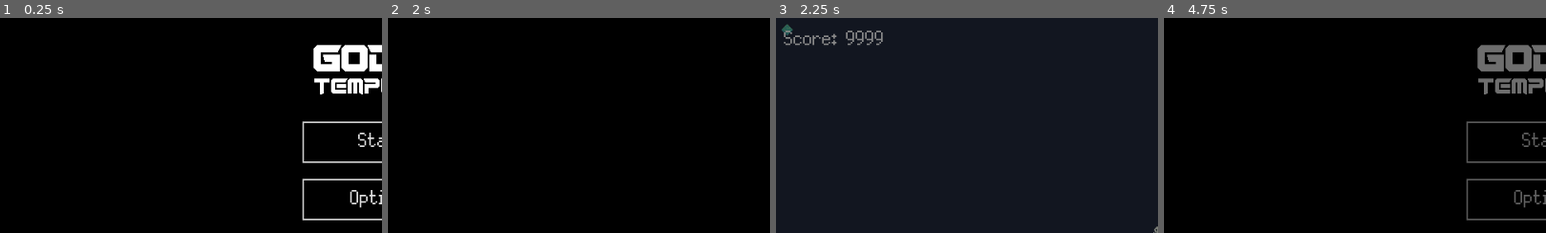
Above: before the commit, frames 1-4 (left to right).
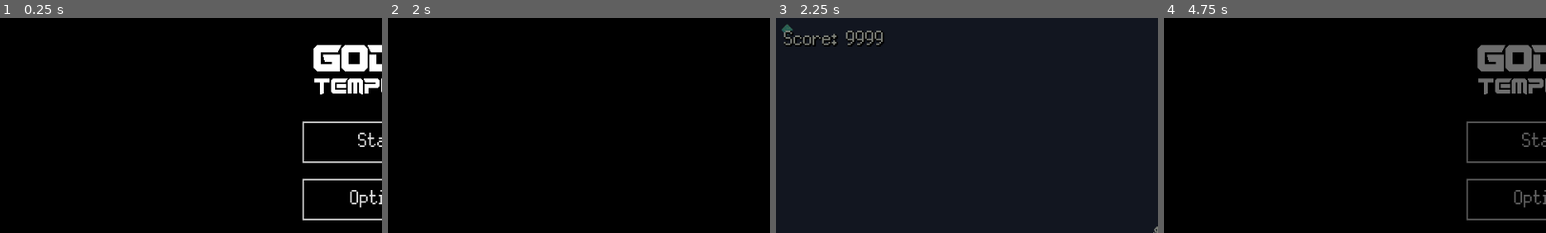
Above: after the commit, the same moments.

Repository: hawkstein/godot-2d-template
Game: Godot game, scene res://utils/ui/main_menu.tscn
Same seed, same stepped clock (60 frames per second), same inputs: the game is played once before the commit and once after it.
Inputs (mouse positions are % of the whole screen's width and height, from its top left):
- Up to frame 1 (0.25 s): no input
- Up to frame 2 (2 s): click "Start" at 0.5 s; click "Start" at 1.25 s
- Up to frame 3 (2.25 s): tap Enter (ui_accept) at 2 s; move the mouse to (72, 45) at 2.02 s; click (72, 45) at 2.17 s
- Up to frame 4 (4.75 s): tap Enter (ui_accept) at 2.27, 3.02 s; move the mouse to (30, 55) at 2.77 s; click (30, 55) at 2.92 s; move the mouse to (60, 28) at 3.52 s; click (60, 28) at 3.67 s; click "Start" at 4.25 s
The pictures show only the part of the screen within x 0-50%, y 0-50%; the shares and areas given below are measured in that part.

Frames 1-2 are identical in both runs. In frame 3, 0.5% of the frame differs, in the area x 2-29%, y 5-14%; in frame 4, nothing differs.

Commit message:
update swatch and add a little drop shadow

Diff:
--- a/game_palette.tres
+++ b/game_palette.tres
@@ -1,4 +1,4 @@
 [gd_resource type="ColorPalette" format=3 uid="uid://cltst4c03gxkd"]
 
 [resource]
-colors = PackedColorArray(0.13333334, 0.16470589, 0.23921569, 1)
+colors = PackedColorArray(0.13333334, 0.16470589, 0.23921569, 1, 1, 1, 1, 1)
--- a/main.tscn
+++ b/main.tscn
@@ -8,6 +8,40 @@
 
 [node name="Main" type="Node2D"]
 script = ExtResource("1_h2yge")
+
+[node name="HUD" type="CanvasLayer" parent="."]
+
+[node name="Layout" type="Control" parent="HUD"]
+layout_mode = 3
+anchors_preset = 15
+anchor_right = 1.0
+anchor_bottom = 1.0
+grow_horizontal = 2
+grow_vertical = 2
+theme = ExtResource("5_lquwl")
+
+[node name="MarginContainer" type="MarginContainer" parent="HUD/Layout"]
+layout_mode = 1
+anchors_preset = 15
+anchor_right = 1.0
+anchor_bottom = 1.0
+grow_horizontal = 2
+grow_vertical = 2
+theme_override_constants/margin_left = 10
+theme_override_constants/margin_top = 10
+theme_override_constants/margin_right = 10
+theme_override_constants/margin_bottom = 10
+
+[node name="Score" type="Label" parent="HUD/Layout/MarginContainer"]
+layout_mode = 2
+size_flags_horizontal = 0
+size_flags_vertical = 0
+theme_override_colors/font_color = Color(0.92941177, 0.9490196, 0.8862745, 1)
+theme_override_colors/font_shadow_color = Color(0, 0, 0, 0.99607843)
+theme_override_constants/shadow_offset_x = 1
+theme_override_constants/shadow_offset_y = 1
+theme_override_constants/shadow_outline_size = 4
+text = "Score: 9999"
 
 [node name="Background" type="ColorRect" parent="."]
 offset_right = 960.0
@@ -37,32 +71,3 @@
 
 [node name="Player" parent="." instance=ExtResource("4_1bvp3")]
 position = Vector2(480, 270)
-
-[node name="HUD" type="CanvasLayer" parent="."]
-
-[node name="Layout" type="Control" parent="HUD"]
-layout_mode = 3
-anchors_preset = 15
-anchor_right = 1.0
-anchor_bottom = 1.0
-grow_horizontal = 2
-grow_vertical = 2
-theme = ExtResource("5_lquwl")
-
-[node name="MarginContainer" type="MarginContainer" parent="HUD/Layout"]
-layout_mode = 1
-anchors_preset = 15
-anchor_right = 1.0
-anchor_bottom = 1.0
-grow_horizontal = 2
-grow_vertical = 2
-theme_override_constants/margin_left = 10
-theme_override_constants/margin_top = 10
-theme_override_constants/margin_right = 10
-theme_override_constants/margin_bottom = 10
-
-[node name="Score" type="Label" parent="HUD/Layout/MarginContainer"]
-layout_mode = 2
-size_flags_horizontal = 0
-size_flags_vertical = 0
-text = "Score: 9999"
